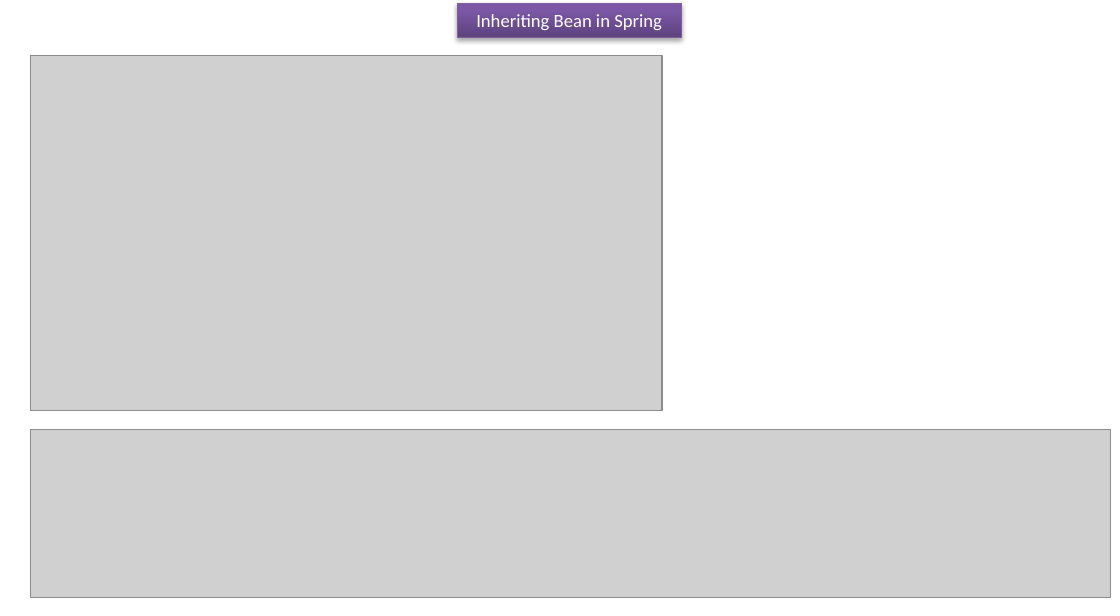
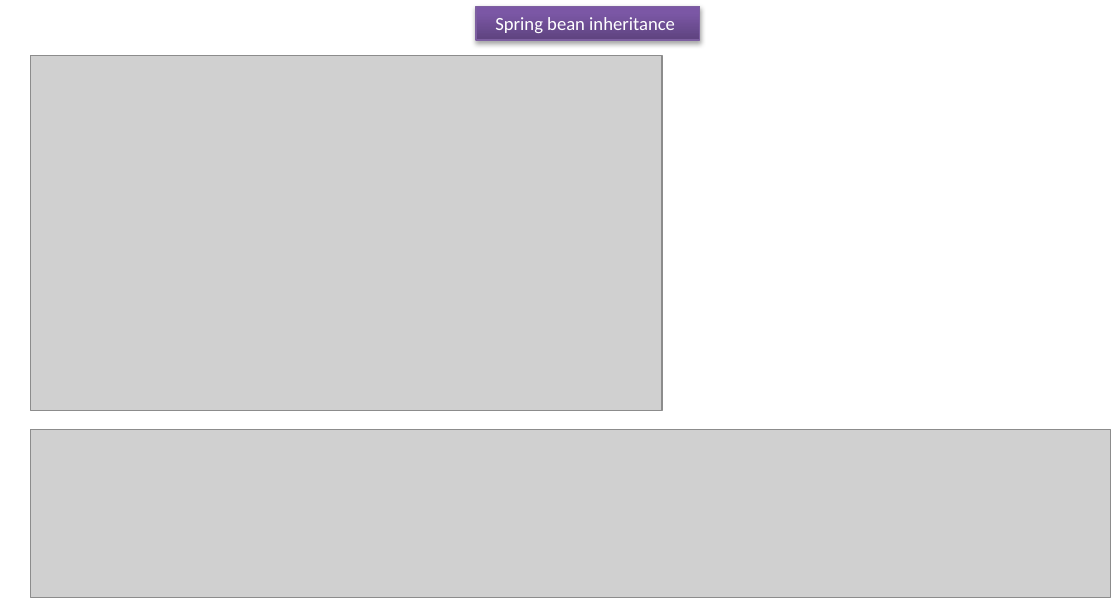
Before and after one commit to ramram43210/javaee, a slide deck: slide 4 of Later/Spring/4_Dependency_Injection/15/Inheriting Bean in Spring.pptx (slide 3 before the commit). Drawn at 1120x616 pixels with LibreOffice and Linux fonts; fonts in the diff are those of the drawing; grey boxes stand for pictures. Boxes give left, top, right and bottom in pixels: in the first picture for what was removed or moved away, otherwise in the second. Text is boxed around its words. In the diff, an @@ line names an element or a change of style, - is before the commit and + after.

Commit message:
apr9

```diff
--- a/Later/Spring/4_Dependency_Injection/15/Inheriting Bean in Spring.pptx
+++ b/Later/Spring/4_Dependency_Injection/15/Inheriting Bean in Spring.pptx
@@ rectangle "Spring bean inheritance": place and size @@
-rectangle "Spring bean inheritance" at box(457, 3, 681, 37)
+rectangle "Spring bean inheritance" at box(476, 7, 700, 40)
@@ text in rectangle at box(495, 17, 675, 33): text changed @@
-Inheriting Bean in Spring
+Spring bean inheritance
```
Also in this commit, not shown: 2 other slides changed, 1 slide added.
